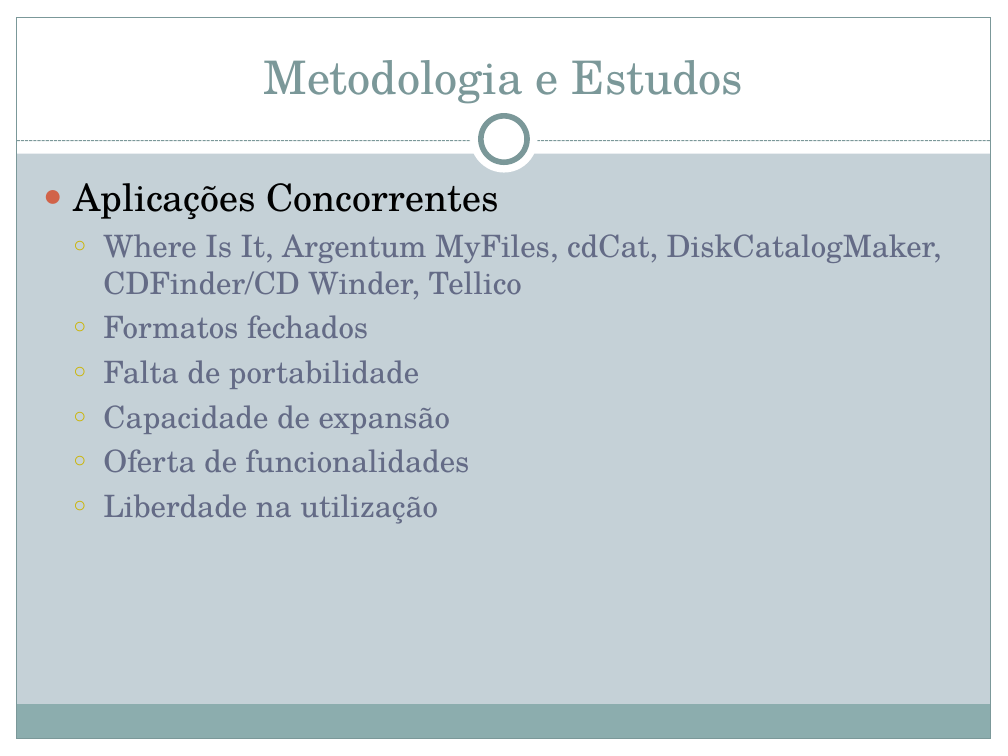
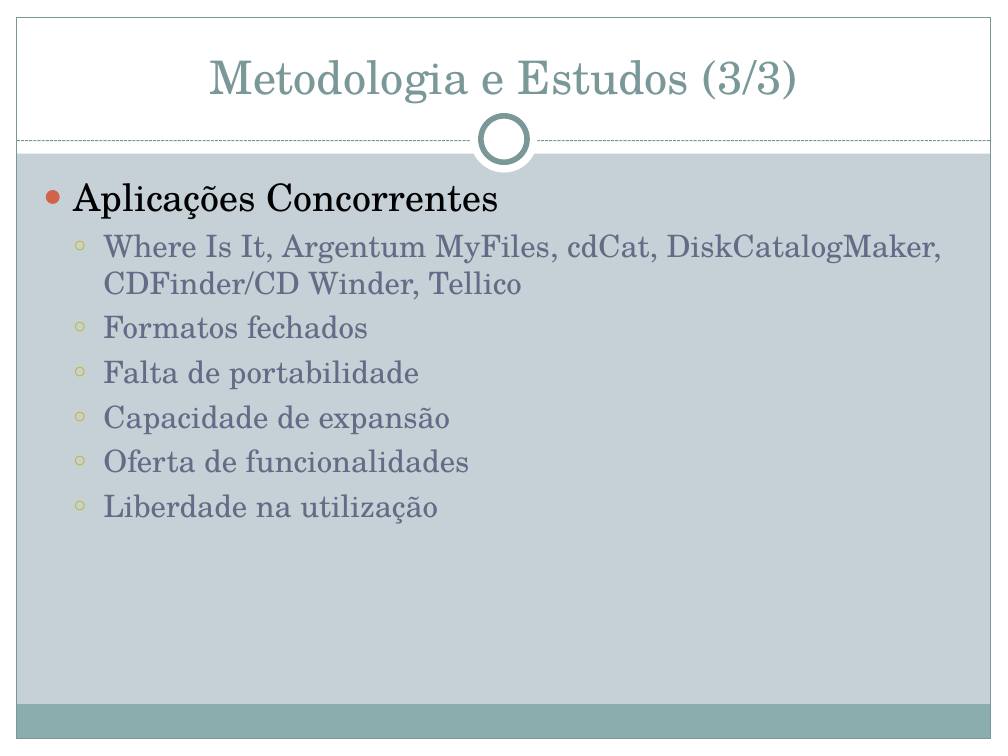
Before and after one commit to BackupTheBerlios/jfindmyfiles-svn, a slide deck: slide 13 of trunk/docs/Apresentacao Publica Com Notas - JFindMyFiles.ppt (slide 11 before the commit). Drawn at 1008x756 pixels with LibreOffice and Linux fonts; fonts in the diff are those of the drawing. Boxes give left, top, right and bottom in pixels: in the first picture for what was removed or moved away, otherwise in the second. Text is boxed around its words. In the diff, an @@ line names an element or a change of style, - is before the commit and + after.

```diff
--- a/trunk/docs/Apresentacao Publica Com Notas - JFindMyFiles.ppt
+++ b/trunk/docs/Apresentacao Publica Com Notas - JFindMyFiles.ppt
@@ title at [210, 60, 797, 104]: text changed @@
-Metodologia e Estudos
+Metodologia e Estudos (3/3)
```
Also in this commit, not shown: 4 other slides changed, 4 slides added, 3 other files.
